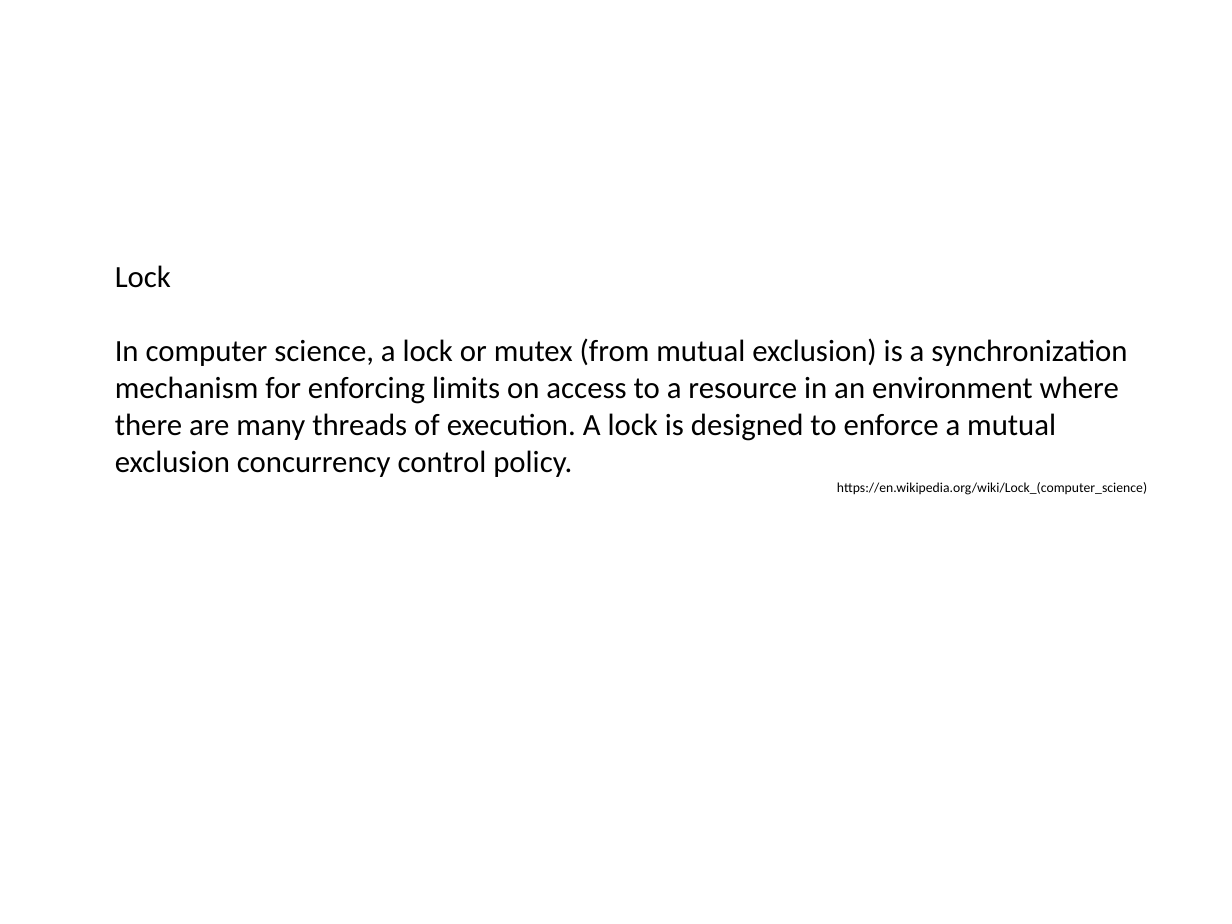
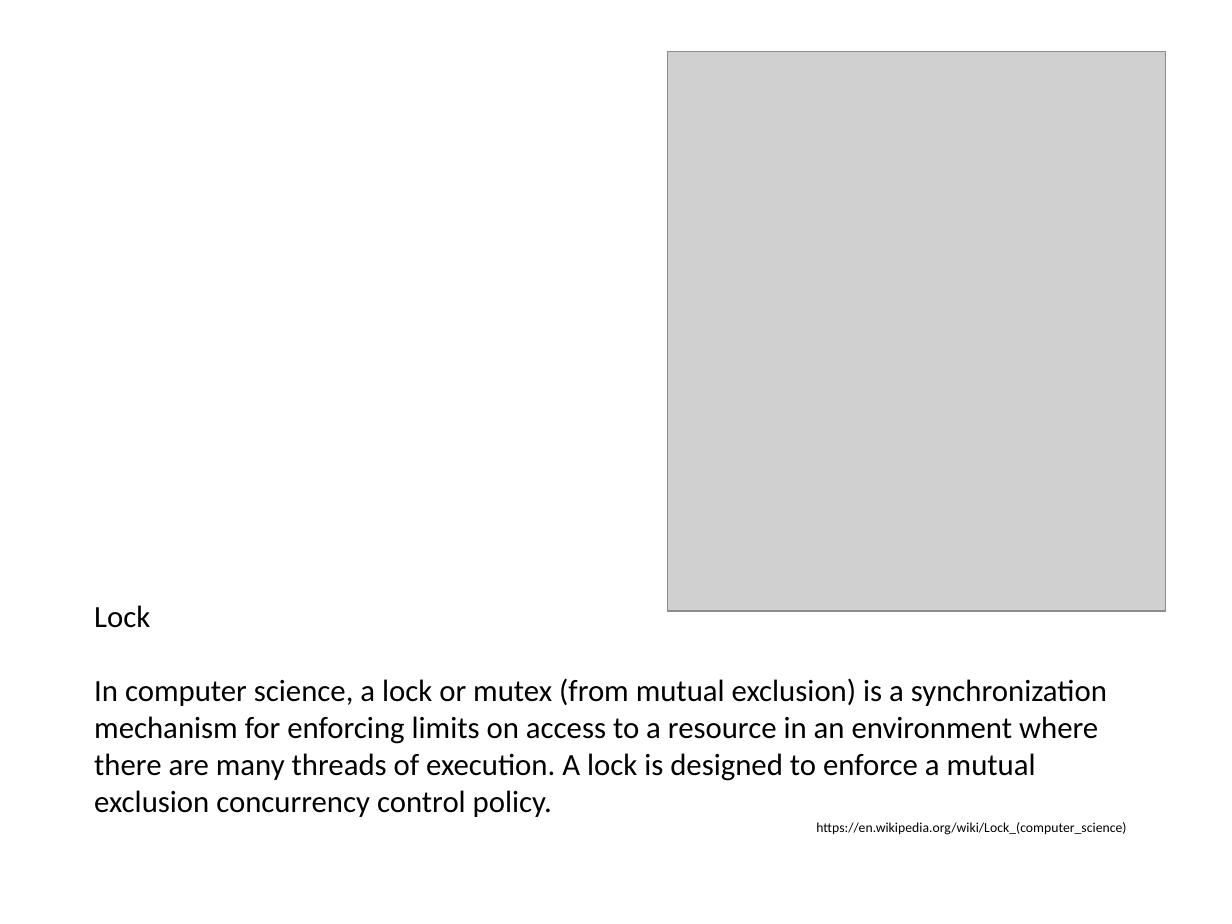
Before and after one commit to hotjk/translation, a slide deck: slide 18 of abstract.pptx (slide 16 before the commit). Drawn at 1232x924 pixels with LibreOffice and Linux fonts; fonts in the diff are those of the drawing; grey boxes stand for pictures. Boxes give left, top, right and bottom in pixels: in the first picture for what was removed or moved away, otherwise in the second. Text is boxed around its words. In the diff, an @@ line names an element or a change of style, - is before the commit and + after.

Commit message:
slide update

```diff
--- a/abstract.pptx
+++ b/abstract.pptx
@@ picture added at (668,52,1165,611) @@
@@ text "Lock": place and size @@
-text "Lock" at (115,265,1147,495)
+text "Lock" at (94,605,1126,835)
```
Also in this commit, not shown: 5 other slides changed, 3 slides added.
